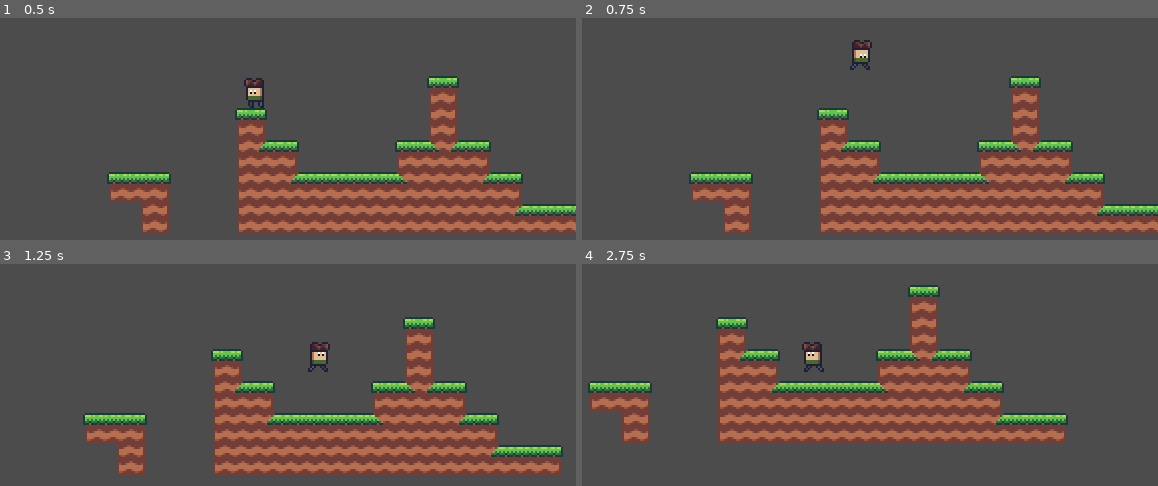
Above: before the commit, frames 1-4 (two rows, left to right).
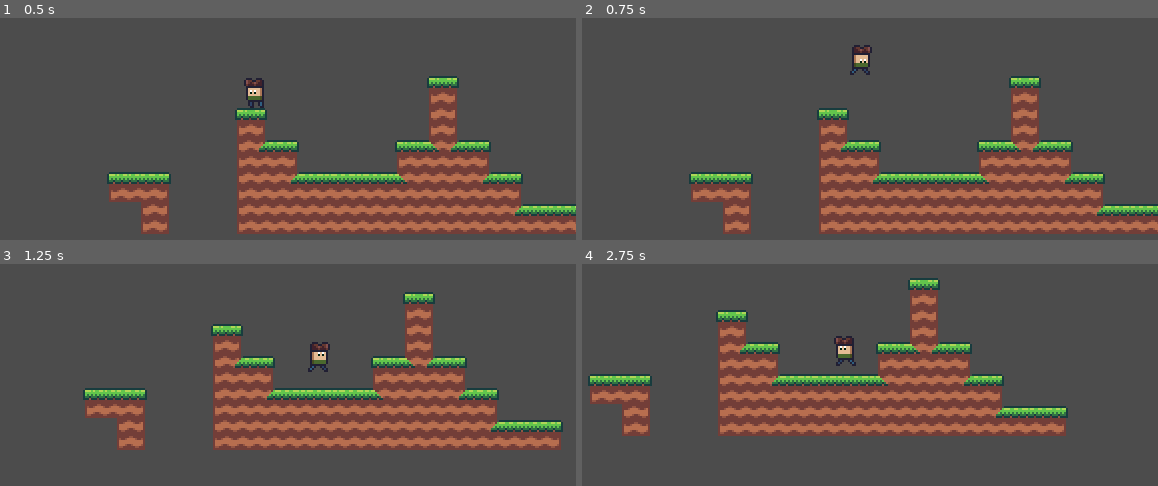
Above: after the commit, the same moments.

Repository: jasonrobwebster/Cave
Game: Godot game, scene res://scenes/debug.tscn
The game is run twice, just before and just after one commit, with the same random seed, the same clock (stepped at 60 frames per second) and the same inputs.
Inputs:
- Up to frame 1 (0.5 s): no input
- Up to frame 2 (0.75 s): tap Enter at 0.5 s; hold Right (ui_right) from 0.53 s (still down); tap Space (jump) at 0.6 s
- Up to frame 3 (1.25 s): keep holding Right (ui_right); tap Space (jump) at 0.77, 1.07 s
- Up to frame 4 (2.75 s): tap Space (jump) at 1.35, 1.52, 1.82, 2.1 s; release Right (ui_right) at 2.03 s; hold Left (ui_left) from 2.03 s (still down)

Frame 1 is identical in both runs. In frame 2, 0.4% of the frame differs, in the area x 46-51%, y 9-26%; in frame 3, 30%, in the area x 14-98%, y 12-96%; in frame 4, 24%.

Commit message:
refactored player code to hide private functions

Diff:
--- a/player/Player.gd
+++ b/player/Player.gd
@@ -11,7 +11,7 @@
 const MAX_FALL_SPEED := 400
 const MAX_MOVE_SPEED := 64
 const MAX_DECCELERATION := 50
-const JUMP_FORCE := 190
+const JUMP_FORCE := 170
 const FLOOR_ACC := 25
 const AIR_ACC := 1
 const FLOOR_FRICTION := 25
@@ -21,7 +21,8 @@
 
 var velocity := Vector2.ZERO
 var state
-var snap := true
+
+var _snap := true
 var friction := 0
 var acceleration := 0
 
@@ -33,22 +34,29 @@
 
 
 func _ready():
-	state_change(States.MOVE)
+	_state_change(States.MOVE)
 
 
 func _physics_process(delta):
 	var fdelta: float = delta * global.TARGET_FPS
+	_update_fsm(fdelta)
+	_apply_gravity(fdelta)
+	_caluculate_velocity(fdelta)
+	_move()
 
+
+func _update_fsm(fdelta):
+	match state:
+		States.IDLE, States.MOVE:
+			_state_move(fdelta)
+		States.JUMP:
+			_state_jump(fdelta)
+
+
+func _caluculate_velocity(fdelta):
 	var input_right := Input.get_action_strength("ui_right")
 	var input_left := Input.get_action_strength("ui_left")
 	var input_x := input_right - input_left
-
-	match state:
-		States.IDLE, States.MOVE:
-			state_move(fdelta)
-		States.JUMP:
-			state_jump(fdelta)
-
 	if input_x != 0:
 		velocity.x = move_toward(
 			velocity.x,
@@ -56,7 +64,7 @@
 			acceleration * fdelta
 		)
 		if state != States.JUMP:
-			state_change(States.MOVE)
+			_state_change(States.MOVE)
 		sprite.flip_h = input_x > 0
 		sprite.offset.x = - int(input_x > 0)
 	else:
@@ -66,42 +74,36 @@
 			friction * fdelta
 		)
 		if state != States.JUMP:
-			state_change(States.IDLE)
-
-	bring_speed_to_max(fdelta)
-	move()
+			_state_change(States.IDLE)
+	_bring_speed_to_max(fdelta)
 
 
-func state_move(fdelta):
+func _state_move(fdelta):
 	if not is_on_floor():
-		state_change(States.JUMP)
+		_state_change(States.JUMP)
 		coyote_timer.start(COYOTE_TIME)
 	if Input.is_action_just_pressed("jump"):
 		velocity += global.up_direction * JUMP_FORCE
-		state_change(States.JUMP)
-	apply_gravity(fdelta)
+		_state_change(States.JUMP)
 
 
-func state_jump(fdelta):
+func _state_jump(fdelta):
 	var jump_speed := velocity.dot(global.up_direction)
-
 	if jump_speed > HOVER_SPEED and anim_player.current_animation != "JumpDown":
 		anim_player.play("JumpDown")
 	elif -HOVER_SPEED <= jump_speed and jump_speed <= HOVER_SPEED and anim_player.current_animation != "JumpMid":
 		anim_player.play("JumpMid")
 	elif jump_speed < -HOVER_SPEED and anim_player.current_animation != "JumpUp":
 		anim_player.play("JumpUp")
-
 	if Input.is_action_just_pressed("jump") and coyote_timer.time_left > 0:
 		velocity.y = 0
 		velocity += global.up_direction * JUMP_FORCE
 		coyote_timer.stop()
 	if is_on_floor():
-		state_change(States.MOVE)
-	apply_gravity(fdelta)
+		_state_change(States.MOVE)
 
 
-func state_change(desired_state):
+func _state_change(desired_state):
 	if state == desired_state:
 		return
 	match desired_state:
@@ -113,20 +115,20 @@
 			anim_player.playback_speed = 1
 			friction = FLOOR_FRICTION
 			acceleration = FLOOR_ACC
-			snap = true
+			_snap = true
 		States.JUMP:
 			anim_player.play("JumpUp")
 			friction = AIR_FRICTION
 			acceleration = AIR_ACC
-			snap = false
+			_snap = false
 	state = desired_state
 
 
-func apply_gravity(fdelta):
+func _apply_gravity(fdelta):
 	velocity -= global.gravity * global.up_direction * fdelta
 
 
-func bring_speed_to_max(fdelta):
+func _bring_speed_to_max(fdelta):
 	if abs(velocity.x) > MAX_MOVE_SPEED:
 		velocity.x = move_toward(
 			velocity.x,
@@ -141,9 +143,9 @@
 		)
 
 
-func move():
+func _move():
 	velocity = move_and_slide_with_snap(
 		velocity,
-		-global.up_direction * float(snap),
+		-global.up_direction * float(_snap),
 		global.up_direction
 	)
